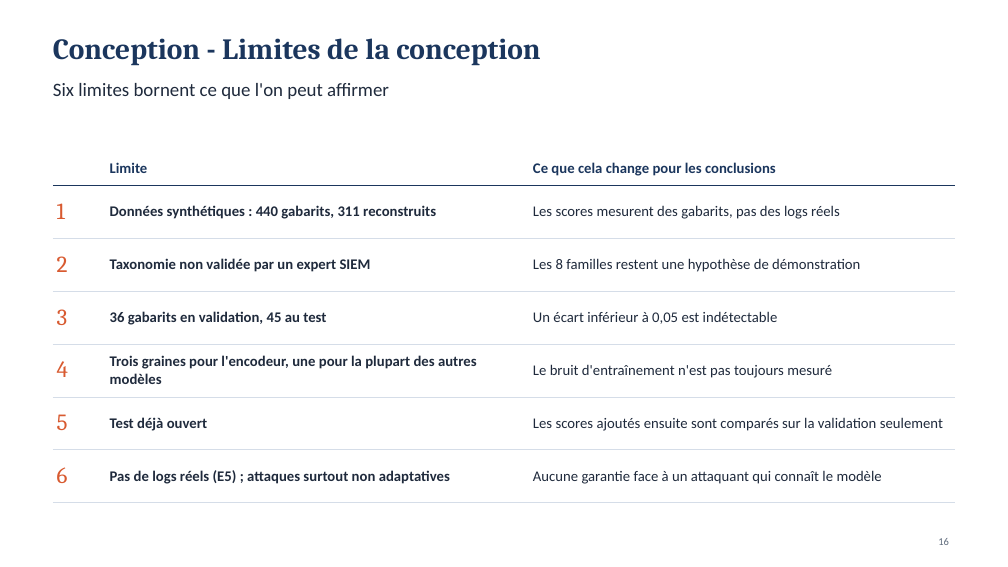
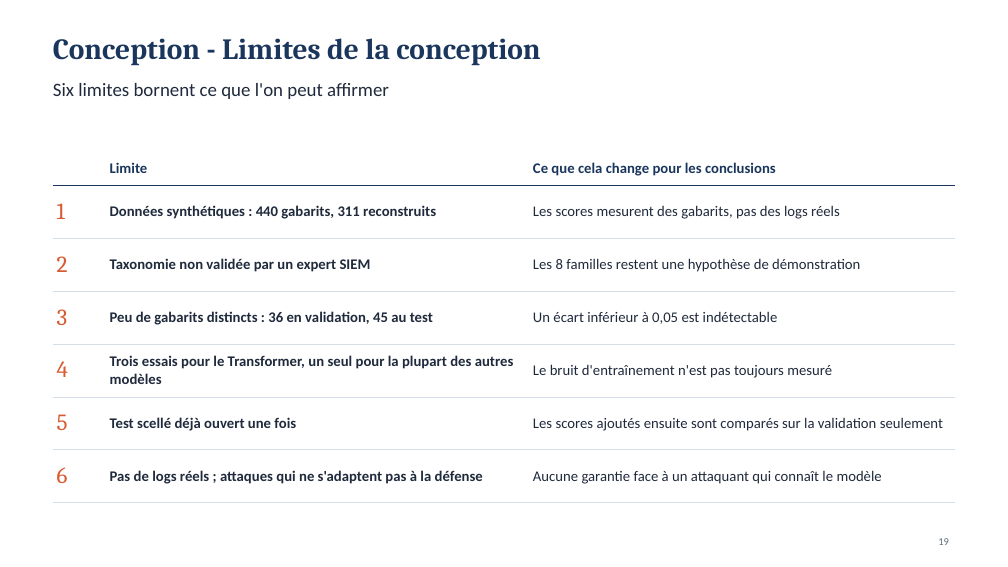
Before and after one commit to MADENIYOU/siem-open-world-log-classification, a slide deck: slide 19 of presentation/Soutenance_SIEM_monde_ouvert.pptx (slide 16 before the commit). Drawn at 1008x567 pixels with LibreOffice and Linux fonts; fonts in the diff are those of the drawing. Boxes give left, top, right and bottom in pixels: in the first picture for what was removed or moved away, otherwise in the second. Text is boxed around its words. In the diff, an @@ line names an element or a change of style, - is before the commit and + after.

```diff
--- a/presentation/Soutenance_SIEM_monde_ouvert.pptx
+++ b/presentation/Soutenance_SIEM_monde_ouvert.pptx
@@ table at (53,151,955,488) @@
-row 4, column 2: 36 gabarits en validation, 45 au test
+row 4, column 2: Peu de gabarits distincts : 36 en validation, 45 au test
-row 5, column 2: Trois graines pour l'encodeur, une pour la plupart des autres modèles
+row 5, column 2: Trois essais pour le Transformer, un seul pour la plupart des autres modèles
-row 6, column 2: Test déjà ouvert
+row 6, column 2: Test scellé déjà ouvert une fois
-row 7, column 2: Pas de logs réels (E5) ; attaques surtout non adaptatives
+row 7, column 2: Pas de logs réels ; attaques qui ne s'adaptent pas à la défense
```
Also in this commit, not shown: 16 other slides changed, 3 slides added, 3 other files.
